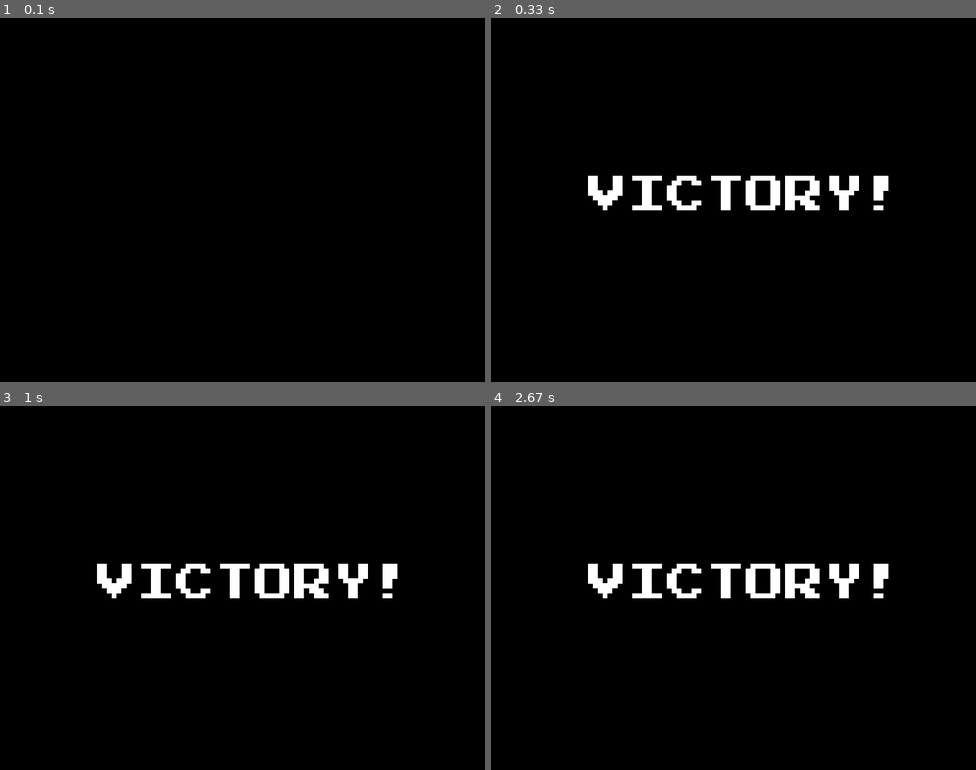
Above: before the commit, frames 1-4 (two rows, left to right).
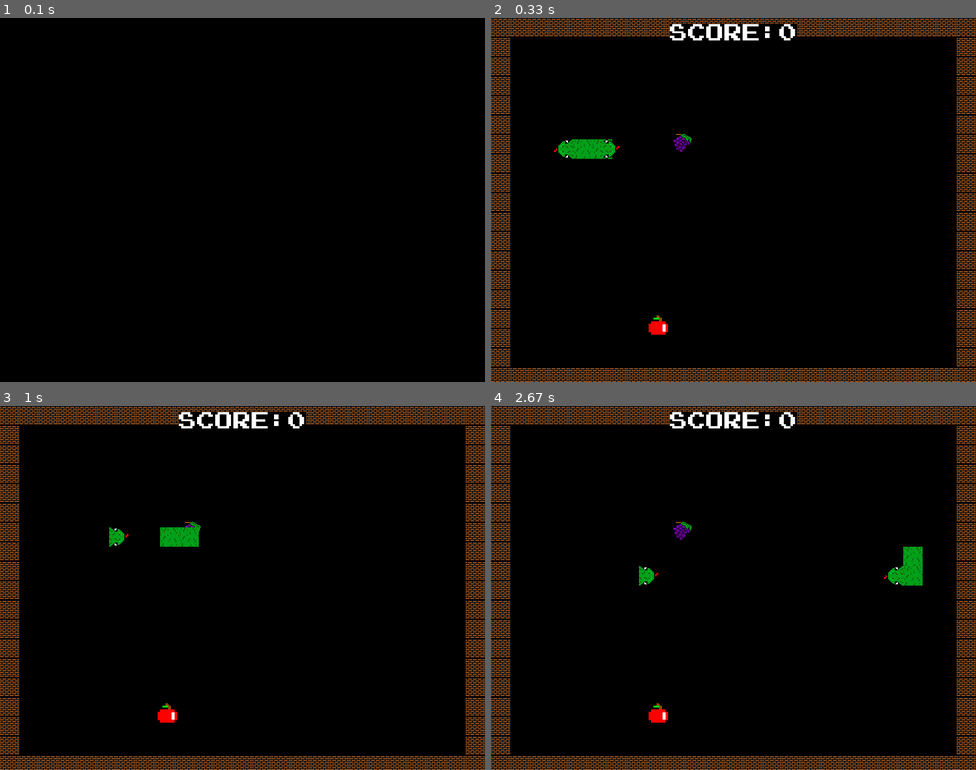
Above: after the commit, the same moments.

Repository: LUDUSLab/stem-games
Game: pygame game, started from ronald.boadana/snakepro/main.py
Two runs of this game, one before a commit and one after it. Both use one fixed random seed, a clock stepped at 60 frames per second and the inputs below.
Inputs:
- Up to frame 1 (0.1 s): no input
- Up to frame 2 (0.33 s): no input
- Up to frame 3 (1 s): hold D 0.33-0.8 s
- Up to frame 4 (2.67 s): hold S from 2.4 s (still down)

Frame 1 is identical in both runs. In frame 2, 13% of the frame differs, in the area x 0-100%, y 0-100%; in frame 3, 13%; in frame 4, 13%.

Commit message:
the wall has been added

Diff:
--- a/ronald.boadana/snakepro/game.py
+++ b/ronald.boadana/snakepro/game.py
@@ -1,9 +1,10 @@
 from snake import *
 from fruit import *
 from config import *
+from wall import *
 
 playing_sound = 0
-player_score = 10
+player_score = 0
 
 # sounds
 game_over_sound = pygame.mixer.Sound('../snake/assets/game-over-sound.wav')
@@ -106,6 +107,8 @@
         else:
             body_snake_move()
 
+            wall_pos()
+
             # updating screen
             screen.blit(score_text, score_text_rect)
             screen.blit(apple, apple_pos)
--- /dev/null
+++ b/ronald.boadana/snakepro/wall.py
@@ -0,0 +1,12 @@
+from config import *
+
+
+def wall_pos():
+    wall = pygame.image.load('./assets/ronald.boadana_wall.png')
+    for i in range(0, 800, 32):
+        screen.blit(wall, (i, 0))
+        screen.blit(wall, (i, 576))
+
+    for i in range(32, 640, 32):
+        screen.blit(wall, (0, i))
+        screen.blit(wall, (768, i))
